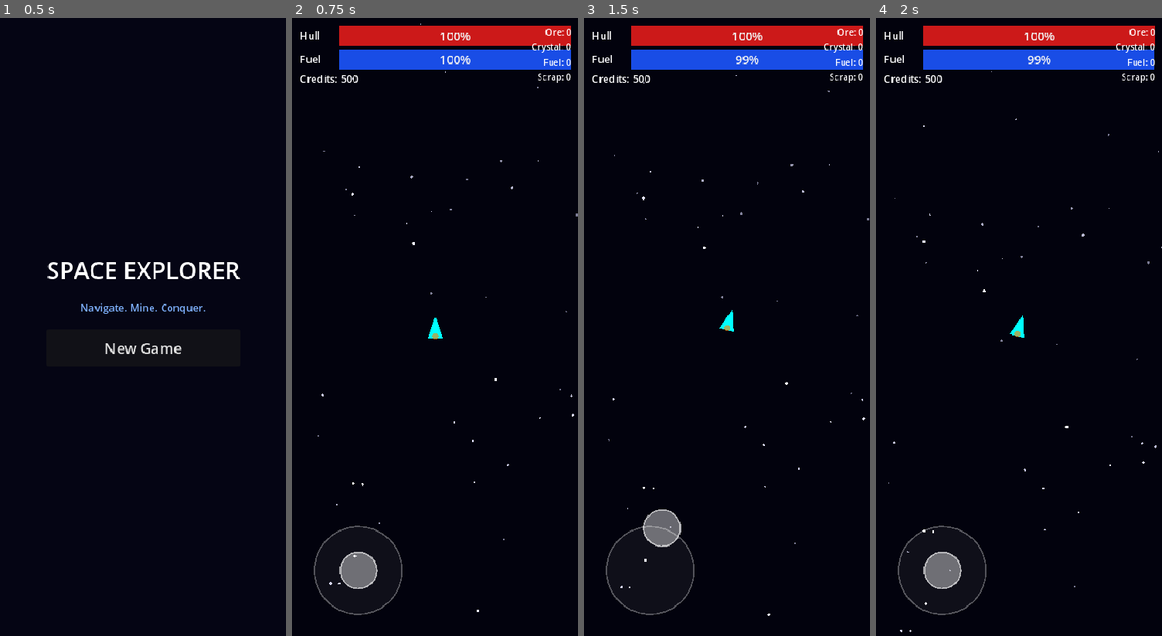
Above: before the commit, frames 1-4 (left to right).
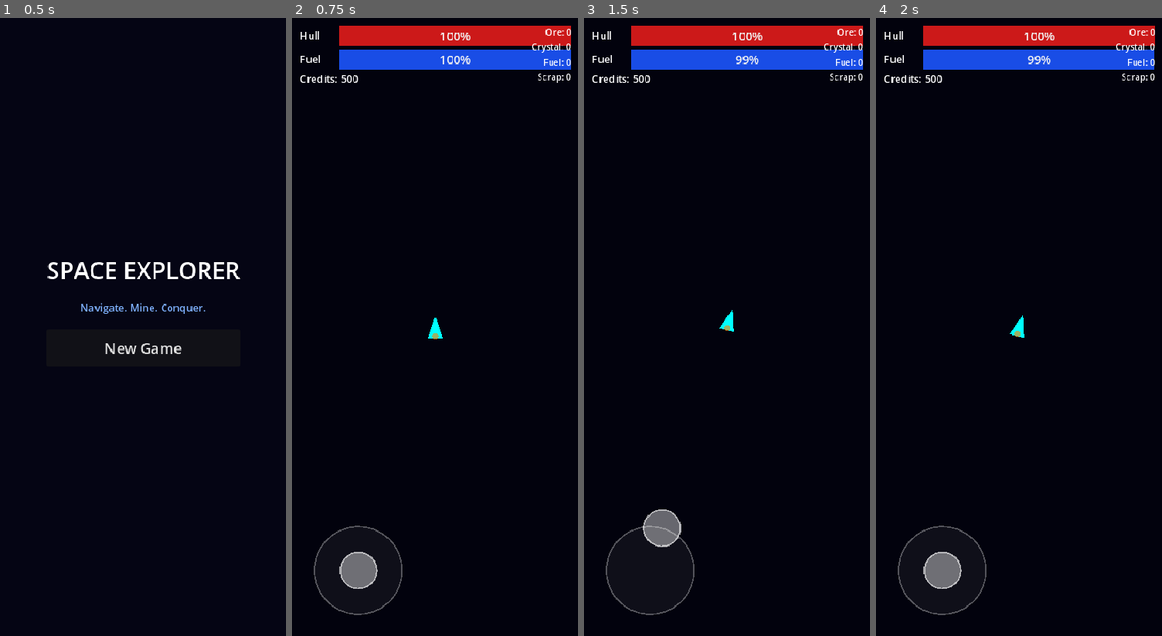
Above: after the commit, the same moments.

Repository: ichizh8/space-game-rt
Game: Godot game, scene res://scenes/main_menu.tscn
The game is run twice, just before and just after one commit, with the same random seed, the same clock (stepped at 60 frames per second) and the same inputs.
Inputs (mouse positions are in pixels of both pictures, inside the frame that each line leads up to):
- Up to frame 1 (0.5 s): no input
- Up to frame 2 (0.75 s): click "New Game" at 0.5 s
- Up to frame 3 (1.5 s): tap Enter at 1.25 s; drag from (649, 568) to (755, 191) at 1.27 s
- Up to frame 4 (2 s): no input

Frame 1 is identical in both runs. In frame 2, less than 0.1% of the frame differs, in the area x 8-100%, y 0-97%; in frame 3, less than 0.1%; in frame 4, less than 0.1%, in the area x 4-100%, y 8-100%.

Commit message:
Fix stars (CanvasLayer), ship group, enemy spawn

Diff:
--- a/scenes/space_world.tscn
+++ b/scenes/space_world.tscn
@@ -20,8 +20,10 @@
 offset_bottom = 2000.0
 color = Color(0.01, 0.01, 0.05, 1)
 
-[node name="Stars" type="Node2D" parent="."]
-z_index = -5
+[node name="StarLayer" type="CanvasLayer" parent="."]
+layer = -1
+
+[node name="Stars" type="Node2D" parent="StarLayer"]
 script = ExtResource("2")
 
 [node name="Camera2D" type="Camera2D" parent="."]
--- a/scripts/sector_generator.gd
+++ b/scripts/sector_generator.gd
@@ -159,11 +159,7 @@
 func _spawn_enemy(pos: Vector2) -> void:
 	var enemy := enemy_scene.instantiate() as Node2D
 	enemy.global_position = pos
-	if randi() % 2 == 0:
-		enemy.enemy_type = 0  # PIRATE
-	else:
-		enemy.enemy_type = 1  # DRONE
-	enemy._ready()  # Re-initialize with correct type
+	enemy.enemy_type = 0 if randi() % 2 == 0 else 1
 	get_tree().current_scene.add_child(enemy)
 	_spawned_objects.append(enemy)
 
Not shown, changed: web-export/index.html
Not shown, changed: web-export/index.pck
